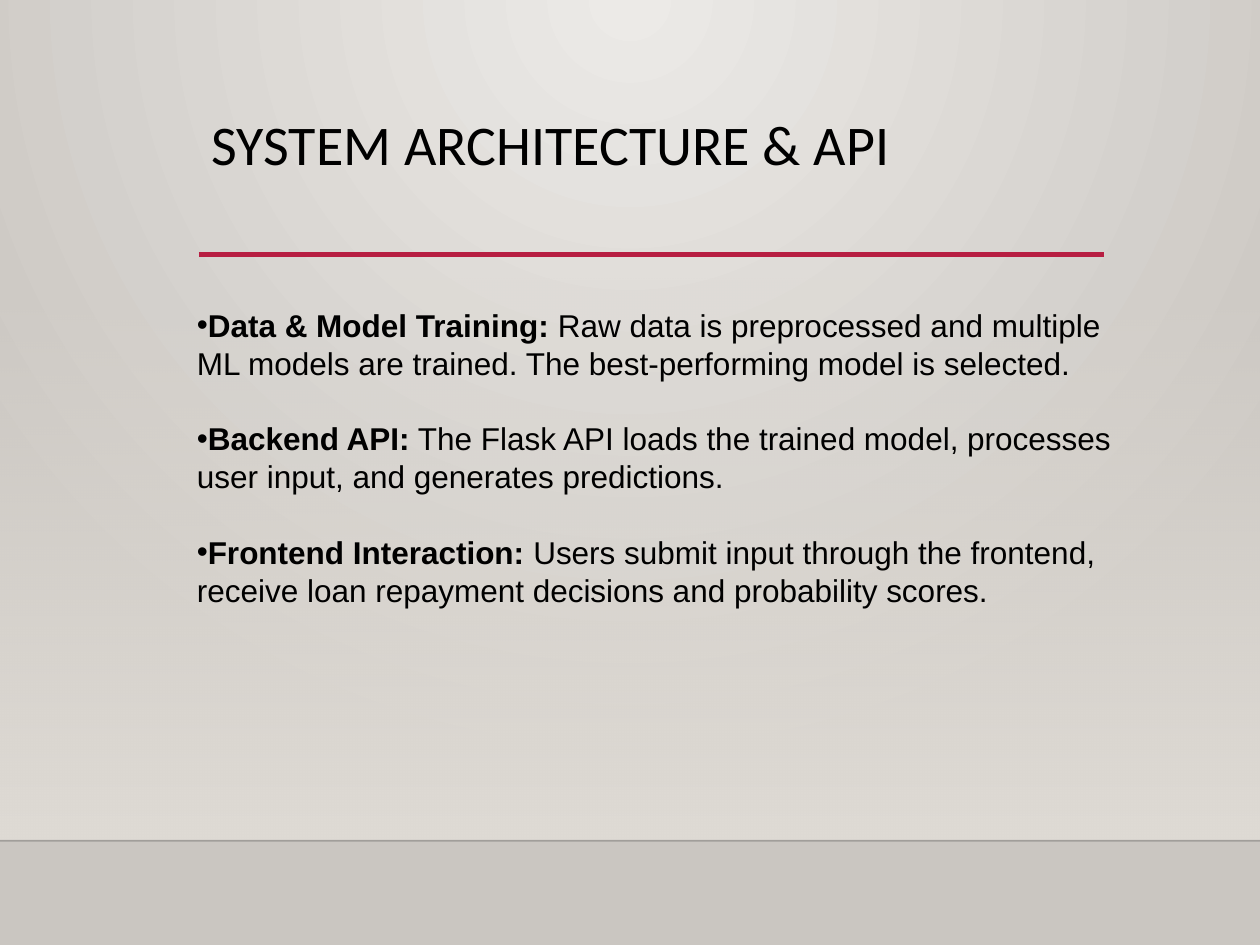
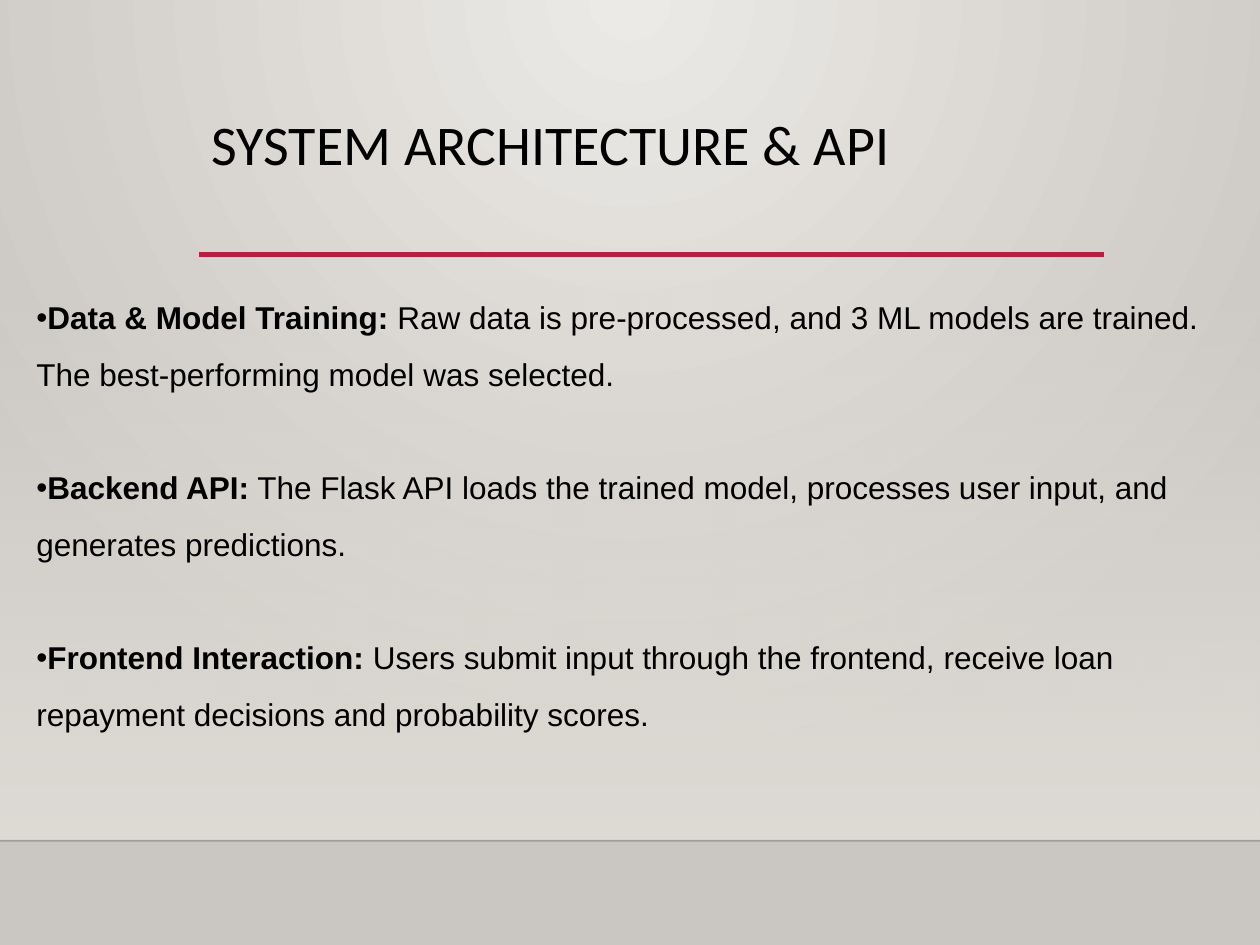
Before and after one commit to group6ai2026/LoanPayBackPrediction, a slide deck: slide 5 of PPT/Group6PPT.pptx (slide 4 before the commit). Drawn at 1260x945 pixels with LibreOffice and Linux fonts; fonts in the diff are those of the drawing; background and template pictures are left out. Boxes give left, top, right and bottom in pixels: in the first picture for what was removed or moved away, otherwise in the second. Text is boxed around its words. In the diff, an @@ line names an element or a change of style, - is before the commit and + after.

Commit message:
PPT

```diff
--- a/PPT/Group6PPT.pptx
+++ b/PPT/Group6PPT.pptx
@@ text "Data & Model Training: Raw ...": place and size @@
-text "Data & Model Training: Raw ..." at (197, 314, 1110, 608)
+text "Data & Model Training: Raw ..." at (36, 306, 1198, 732)
@@ text at (36, 306, 1198, 392): text changed @@
-• Data & Model Training: Raw data is preprocessed and multiple ML models are trained. The best-performing model is selected.
+• Data & Model Training: Raw data is pre-processed, and 3 ML models are trained. The best-performing model was selected.
@@ text at (36, 476, 1168, 732): line spacing 1 to 1.5 @@
```
Also in this commit, not shown: 5 other slides changed, 7 slides added, 2 other files.
